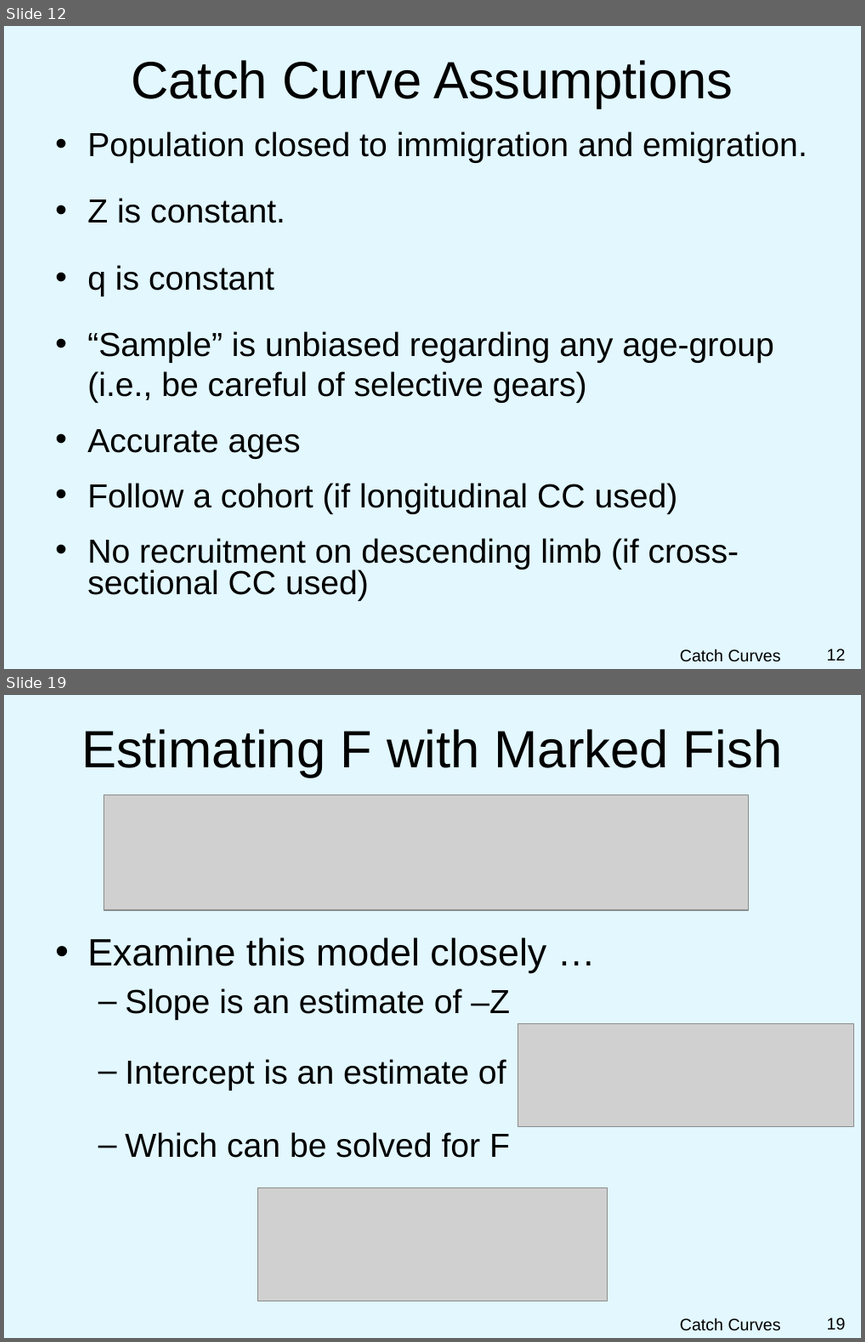
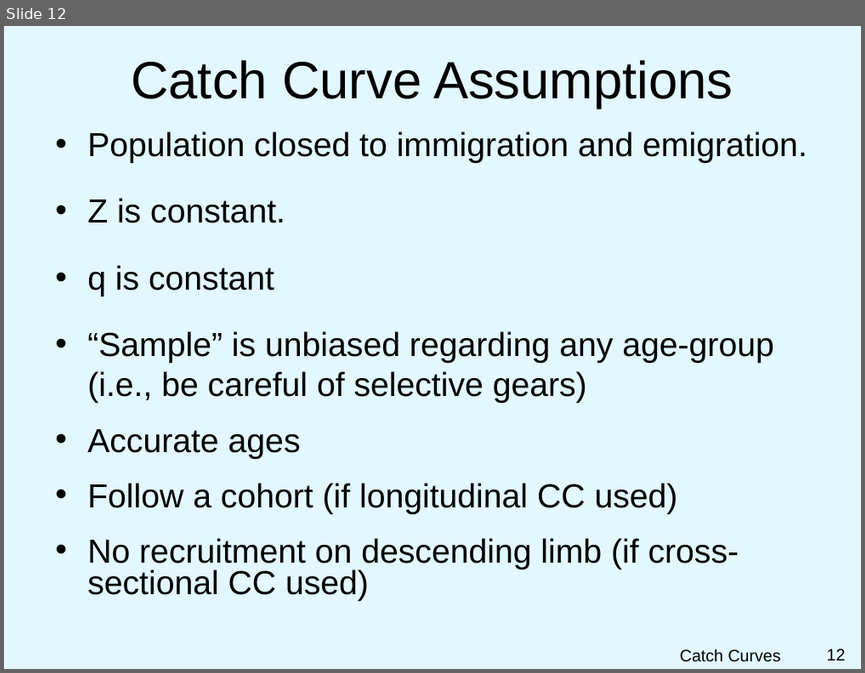
Before and after one commit to droglenc/NCNRS349, a slide deck: modules/Mortality/PPT.pptx. Shown one above the other, each under a label of ours: slides 12 and 19 before the commit, slide 12 after it; the slides between them are not shown. The pictures are 865x1342 and 865x673 pixels, drawn with LibreOffice and Linux fonts; fonts in the diff are those of the drawing; grey boxes stand for pictures; background and template pictures are left out. Boxes give left, top, right and bottom in pixels: in the first picture for what was removed or moved away, otherwise in the second. Text is boxed around its words. In the diff, an @@ line names an element or a change of style, - is before the commit and + after.

Commit message:
Work on Catch Curve  BKG and PPT

```diff
--- a/modules/Mortality/PPT.pptx
+++ b/modules/Mortality/PPT.pptx
@@ slide 19 removed at box(4, 695, 861, 1338), background picture (left out) @@
@@ title removed at box(81, 729, 782, 777) @@
-Estimating F with Marked Fish
@@ picture removed at box(104, 795, 749, 910) @@
@@ text removed at box(87, 937, 546, 1157) @@
-• Examine this model closely …
-  – Slope is an estimate of –Z
-  – Intercept is an estimate of …
-  – Which can be solved for F
@@ picture removed at box(518, 1023, 854, 1126) @@
@@ picture removed at box(257, 1188, 607, 1301) @@
@@ text removed at box(680, 1317, 781, 1331) @@
-Catch Curves
@@ page number removed at box(827, 1317, 846, 1330) @@
-19
```
Also in this commit, not shown: 7 other slides removed, 12 other files.
